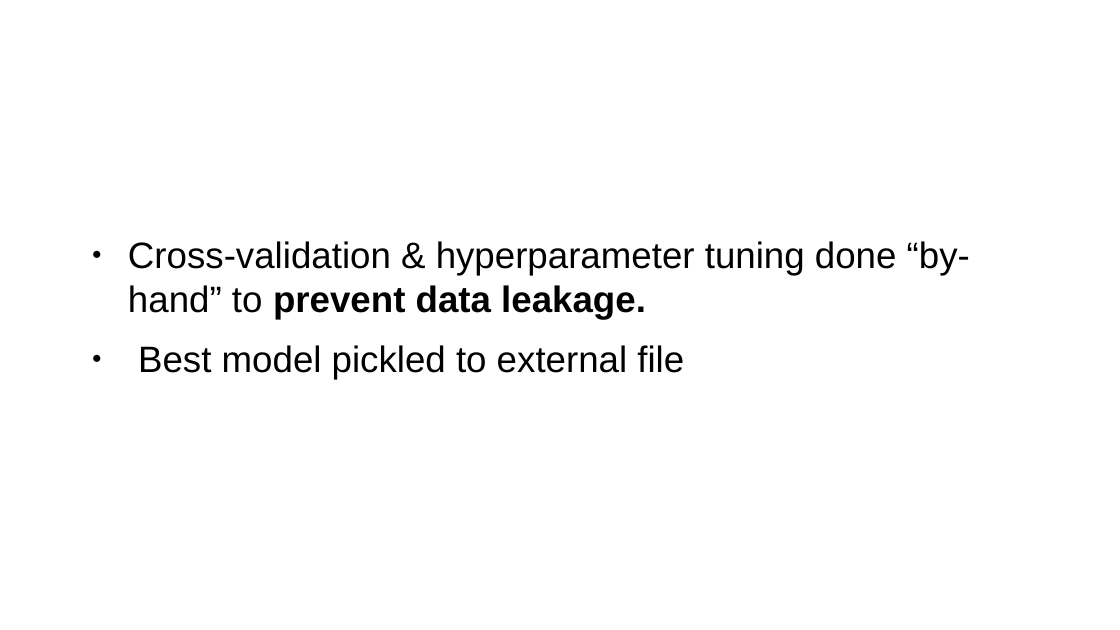
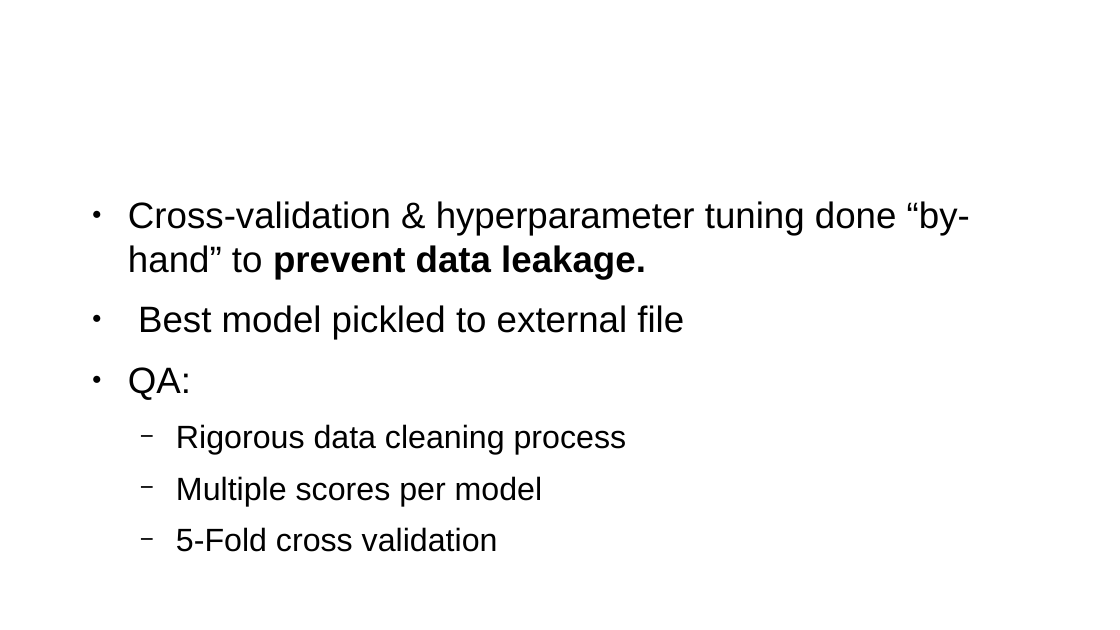
Before and after one commit to harnettd/midterm-project-machine-learning, a slide deck: slide 6 of images/presentation.odp. Drawn at 1120x630 pixels with LibreOffice and Linux fonts; fonts in the diff are those of the drawing; background and template pictures are left out. Boxes give left, top, right and bottom in pixels: in the first picture for what was removed or moved away, otherwise in the second. Text is boxed around its words. In the diff, an @@ line names an element or a change of style, - is before the commit and + after.

```diff
--- a/images/presentation.odp
+++ b/images/presentation.odp
@@ text "Cross-validation & hyperparameter tuning done ..." moved from (x1=128, y1=241, x2=970, y2=380) to (x1=128, y1=201, x2=970, y2=552) @@
@@ text at (x1=128, y1=367, x2=627, y2=552): paragraphs added @@
+● QA:
+  − Rigorous data cleaning process
+  − Multiple scores per model
+  − 5-Fold cross validation
```
Also in this commit, not shown: 2 other slides changed, 1 other file.
